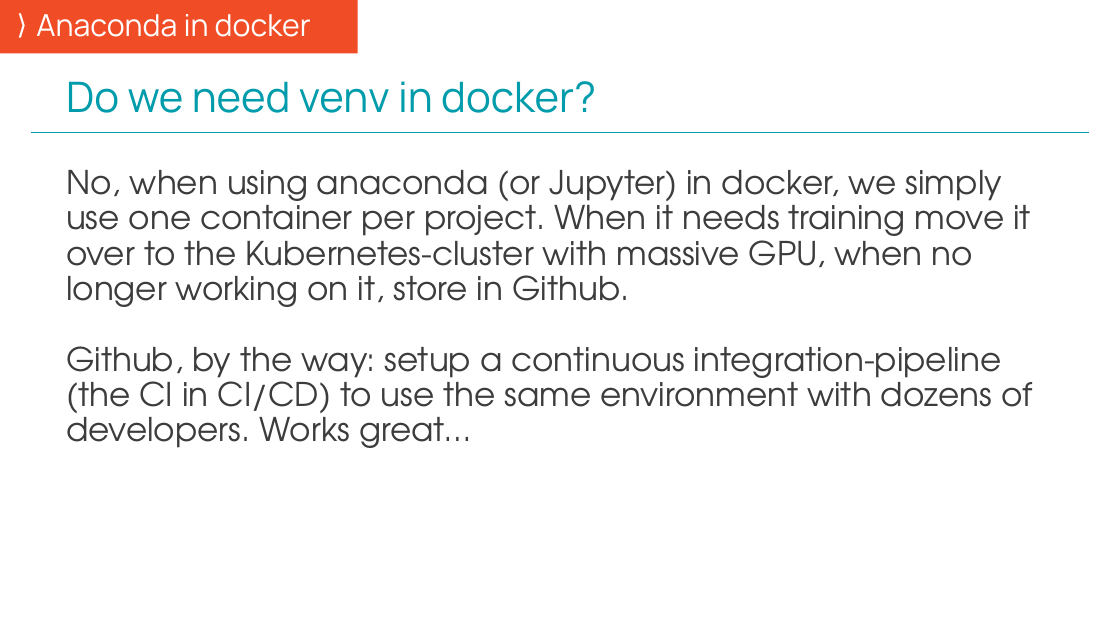
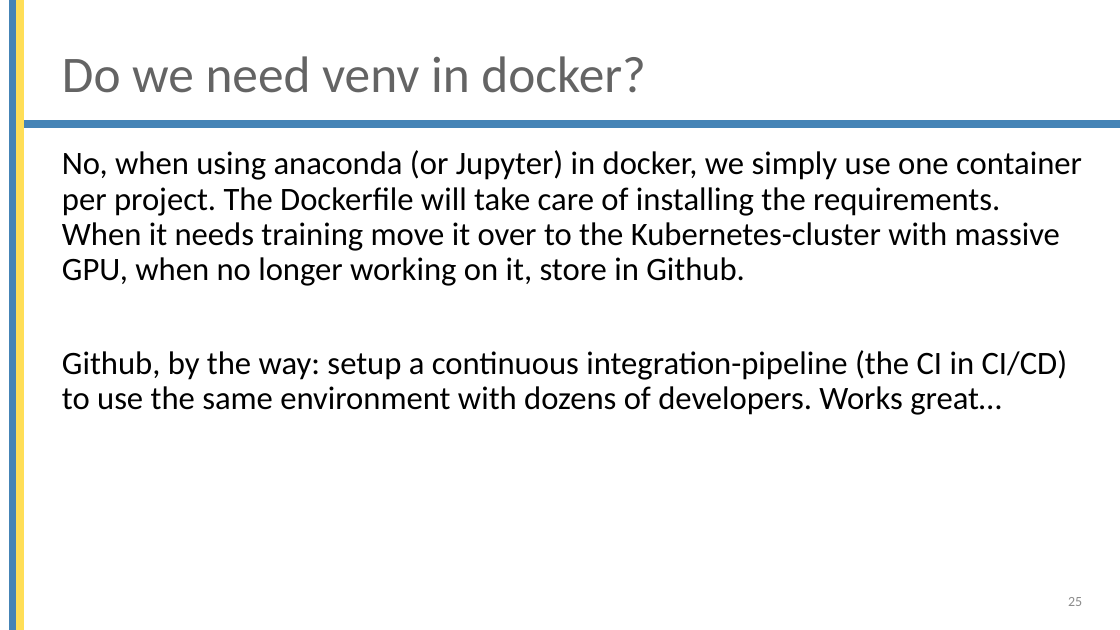
Before and after one commit to mjochen/Cello_AI, a slide deck: slide 25 of ppts/2 - Working environment overview.pptx. Drawn at 1120x630 pixels with LibreOffice and Linux fonts; fonts in the diff are those of the drawing; background and template pictures are left out. Boxes give left, top, right and bottom in pixels: in the first picture for what was removed or moved away, otherwise in the second. Text is boxed around its words. In the diff, an @@ line names an element or a change of style, - is before the commit and + after.

```diff
--- a/ppts/2 - Working environment overview.pptx
+++ b/ppts/2 - Working environment overview.pptx
@@ text removed at <box>0,0,358,54</box> @@
-⟩ Anaconda in docker
@@ rectangle added at <box>10,0,17,630</box>, fill #4584B6, outline #4584B6 1 pt @@
@@ rectangle added at <box>17,0,24,630</box>, fill #FFDE57, outline #FFDE57 1 pt @@
@@ title "Do we need venv in ...": place and size @@
-title "Do we need venv in ..." at <box>66,81,596,113</box>
+title "Do we need venv in ..." at <box>62,56,645,93</box>
@@ title "Do we need venv in ..." at <box>62,56,645,93</box>: size 36 to 44 pt, font Manrope to Calibri, text colour #009CAB to #646464; vertical alignment bottom to middle @@
@@ rectangle added at <box>16,121,1120,127</box>, fill #4584B6, outline #4584B6 1 pt @@
@@ line removed from (31, 132) to (1090, 132) @@
@@ text "No, when using anaconda (or ...": place and size @@
-text "No, when using anaconda (or ..." at <box>66,170,1033,448</box>
+text "No, when using anaconda (or ..." at <box>62,150,1082,415</box>
@@ text at <box>62,150,1082,286</box>: text changed; font TeX Gyre Adventor to Calibri; text colour #3C3C3C to #000000 @@
-No, when using anaconda (or Jupyter) in docker, we simply use one container per project. When it needs training move it over to the Kubernetes-cluster with massive GPU, when no longer working on it, store in Github.
+No, when using anaconda (or Jupyter) in docker, we simply use one container per project. The Dockerfile will take care of installing the requirements. When it needs training move it over to the Kubernetes-cluster with massive GPU, when no longer working on it, store in Github.
@@ text at <box>62,350,1068,415</box>: font TeX Gyre Adventor to Calibri, text colour #3C3C3C to #000000 in "Github, by the way: setup a continuous ..."; more space between paragraphs @@
@@ page number added at <box>1068,597,1082,606</box>, 12 pt, text #8C8C8C @@
+25
```
Also in this commit, not shown: 27 other slides changed, 5 other files.
